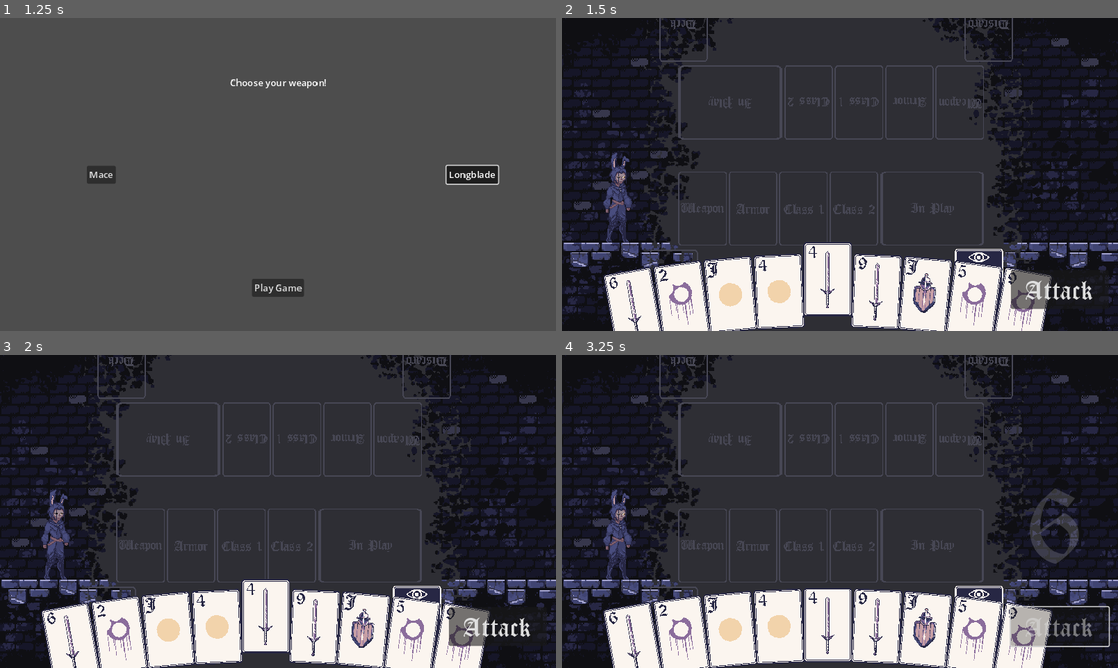
Above: before the commit, frames 1-4 (two rows, left to right).
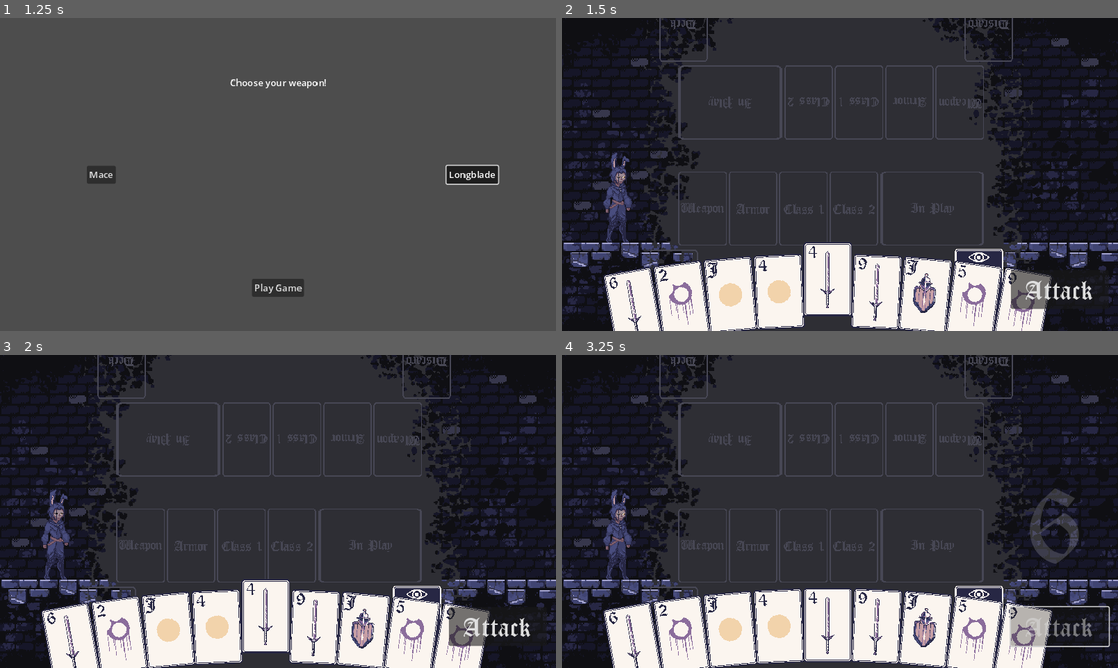
Above: after the commit, the same moments.

Repository: grahamcr4cker/PracticeCards
Game: Godot game, scene res://main_menu.tscn
Same seed, same stepped clock (60 frames per second), same inputs: the game is played once before the commit and once after it.
Inputs (mouse positions are in pixels of both pictures, inside the frame that each line leads up to):
- Up to frame 1 (1.25 s): click "Longblade" at 0.5 s
- Up to frame 2 (1.5 s): click "Play Game" at 1.25 s
- Up to frame 3 (2 s): no input
- Up to frame 4 (3.25 s): click (979, 624) at 2 s; click "Attack" at 2.75 s

Frame 1 is identical in both runs. In frame 2, 0.2% of the frame differs, in the area x 26-88%, y 75-100%; in frame 3, 0.3%; in frame 4, 0.3%, in the area x 26-89%, y 74-100%.

Commit message:
added animation to player hand

Diff:
--- a/PlayableCard.tscn
+++ b/PlayableCard.tscn
@@ -72,7 +72,7 @@
 
 [node name="PlayableCard" type="Sprite2D"]
 texture = ExtResource("1_il4xp")
-offset = Vector2(0, -5)
+offset = Vector2(0, -2.85757)
 script = ExtResource("2_sp0tm")
 
 [node name="Animation Player" type="AnimationPlayer" parent="."]
--- a/hand.gd
+++ b/hand.gd
@@ -3,6 +3,7 @@
 
 @export var hand_count := 9
 
+const ANIMATION_SPEED := .15
 
 func _ready():
 	GameBoard.handCardPopped.connect(_position_card)
@@ -11,46 +12,50 @@
 
 
 func _position_card():
-	if get_children().size() <= 1:
-		for child in get_children():
-			child.rotation_degrees = 0
-			child.position.x = 0
-			child.position.y = 5
-	else:
-		print("positioning hand")
-		# Space between sprites in pixels
-		var space_between = 0
-		# Maximum rotation angle in degrees
-		var max_angle = 10
-		# Maximum height for the arch in pixels
-		var max_height = 5
+	# Space between sprites in pixels
+	var space_between = 0
+	# Maximum rotation angle in degrees
+	var max_angle = 10
 
-		var total_width = 0
-		for child in get_children():
-			total_width += child.texture.get_width() + space_between
+	if get_tree() != null:
+		var tween = get_tree().create_tween().set_parallel(true)
+		if get_children().size() <= 1:
+			for child in get_children():
+				tween.tween_property(child, "rotation_degrees", 0, ANIMATION_SPEED)
+				tween.tween_property(child, "position:x", 0, ANIMATION_SPEED)
+				tween.tween_property(child, "position:y", 5, ANIMATION_SPEED)
+		else:
+			# Maximum height for the arch in pixels
+			var max_height = 5
 
-		# Subtract the last space, which is not needed
-		total_width -= space_between
+			var total_width = 0
+			for child in get_children():
+				total_width += child.texture.get_width() + space_between
 
-		var x_position = -total_width / 2
-		var sprite_count  = get_child_count()
-		var sprite_count_step = round((float(sprite_count) / 3.))
-		max_height += sprite_count_step * (5 + sprite_count_step)
-		var angle_step = 2.0 * max_angle / (sprite_count - 1 if sprite_count > 1 else 1)
-		var current_angle = -max_angle
-		var index = 0
-		for child in get_children():
-			child.global_position.x = self.global_position.x + x_position + child.texture.get_width() / 2
-			child.rotation_degrees = current_angle
-			# Using Arch to calculate the arch ;)
-			var relative_index = index / (sprite_count - 1.0)
-			var arch = max_height * (4 * relative_index * (1 - relative_index))
-			child.global_position.y = self.global_position.y - arch
+			# Subtract the last space, which is not needed
+			total_width -= space_between
 
-			x_position += child.texture.get_width() + space_between
-			current_angle += angle_step
+			var x_position = -total_width / 2
+			var sprite_count  = get_child_count()
+			var sprite_count_step = round((float(sprite_count) / 3.))
+			max_height += sprite_count_step * (5 + sprite_count_step)
+			var angle_step = 2.0 * max_angle / (sprite_count - 1 if sprite_count > 1 else 1)
+			var current_angle = -max_angle
+			var index = 0
+			for child in get_children():
+				tween.tween_property(child, "rotation_degrees", current_angle, ANIMATION_SPEED)
 
-			index += 1
+				# Using Arch to calculate the arch ;)
+				var relative_index = index / (sprite_count - 1.0)
+				var arch = max_height * (4 * relative_index * (1 - relative_index))
+
+				tween.tween_property(child, "global_position:x", self.global_position.x + x_position + child.texture.get_width() / 2, ANIMATION_SPEED)
+				tween.tween_property(child, "global_position:y", self.global_position.y - arch, ANIMATION_SPEED)
+
+				x_position += child.texture.get_width() + space_between
+				current_angle += angle_step
+
+				index += 1
 
 
 func populate_hand():
